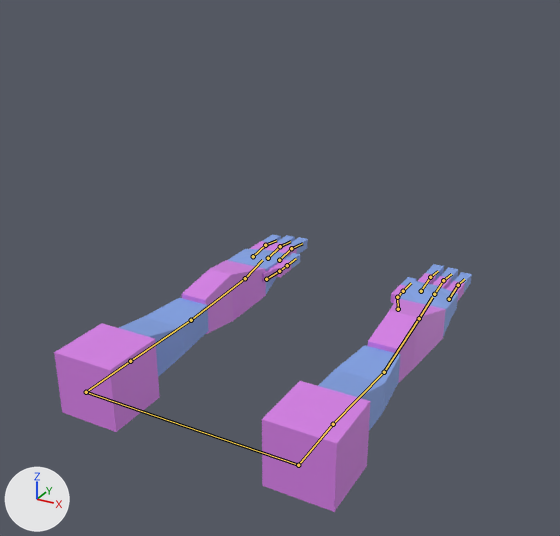
The Blender file assets/raw/arms.blend as it was, and as the next commit left it.
Camera for both pictures: a 50 mm lens placed at (3.08, -5.04, 3.48), pointed at (0.07, 0.44, 0.74). The axes (+X, +Y, +Z) are drawn at lower left. The lights are the same throughout. The bones that bend it are drawn over the model as lines.
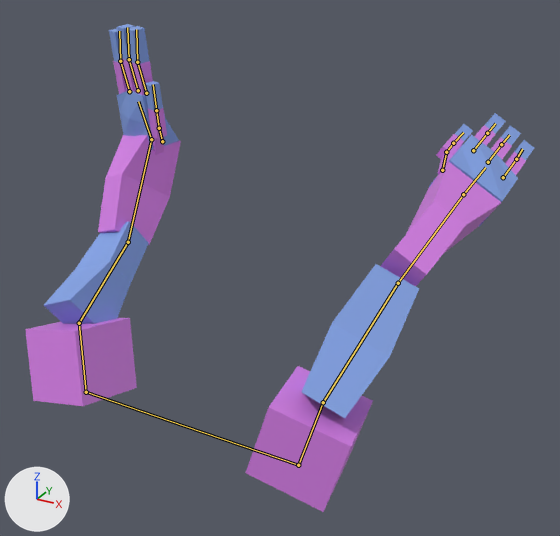
The newer file adds an action. The first version stands in its rest pose; the second is drawn at frame 10 of the action 'Die'.

Where the change shows, as pixel boxes [x1, y1, x2, y2] in the pictures (560 x 536 px):
'Cube', posed (22% wider, 75% taller): before [54, 234, 472, 512]; after [25, 24, 534, 512]
bone 'shoulder_r', root to tip: before (298, 465) to (333, 424); after (298, 465) to (323, 402)
bone 'upper_r', root to tip: before (333, 424) to (384, 372); after (323, 402) to (398, 283)
bone 'lower_r', root to tip: before (384, 372) to (419, 318); after (398, 283) to (463, 194)
bone 'palm_r', root to tip: before (419, 318) to (432, 297); after (463, 194) to (485, 167)
bone 'shoulder_l', root to tip: before (86, 392) to (130, 361); after (86, 392) to (79, 323)
bone 'upper_l', root to tip: before (130, 361) to (191, 320); after (79, 323) to (128, 242)
bone 'lower_l', root to tip: before (191, 320) to (245, 278); after (128, 242) to (151, 139)
bone 'palm_l', root to tip: before (245, 278) to (262, 260); after (151, 139) to (138, 101)

What the commit changed:
Bone 'shoulder_r' (bone_shoulder_r) turns from (0, 0, 0) to (88, 16, 8) degrees about its own x, y and z.
Bone 'upper_r' (bone_upper_r) turns from (0, 0, 0) to (-34, 0, -8) degrees about its own x, y and z.
Bone 'lower_r' (bone_lower_r) turns from (0, 0, 0) to (-28, 1, -9) degrees about its own x, y and z.
Bone 'palm_r' (bone_palm_r) turns from (0, 0, 0) to (-13, 0, 0) degrees about its own x, y and z.
Bone 'shoulder_l' (bone_shoulder_l) turns from (0, 0, 0) to (77, -14, -3) degrees about its own x, y and z.
Bone 'upper_l' (bone_upper_l) turns from (0, 0, 0) to (-48, 1, 7) degrees about its own x, y and z.
Bone 'lower_l' (bone_lower_l) turns from (0, 0, 0) to (22, -5, -12) degrees about its own x, y and z.
Bone 'palm_l' (bone_palm_l) turns from (0, 0, 0) to (41, 3, -23) degrees about its own x, y and z.
